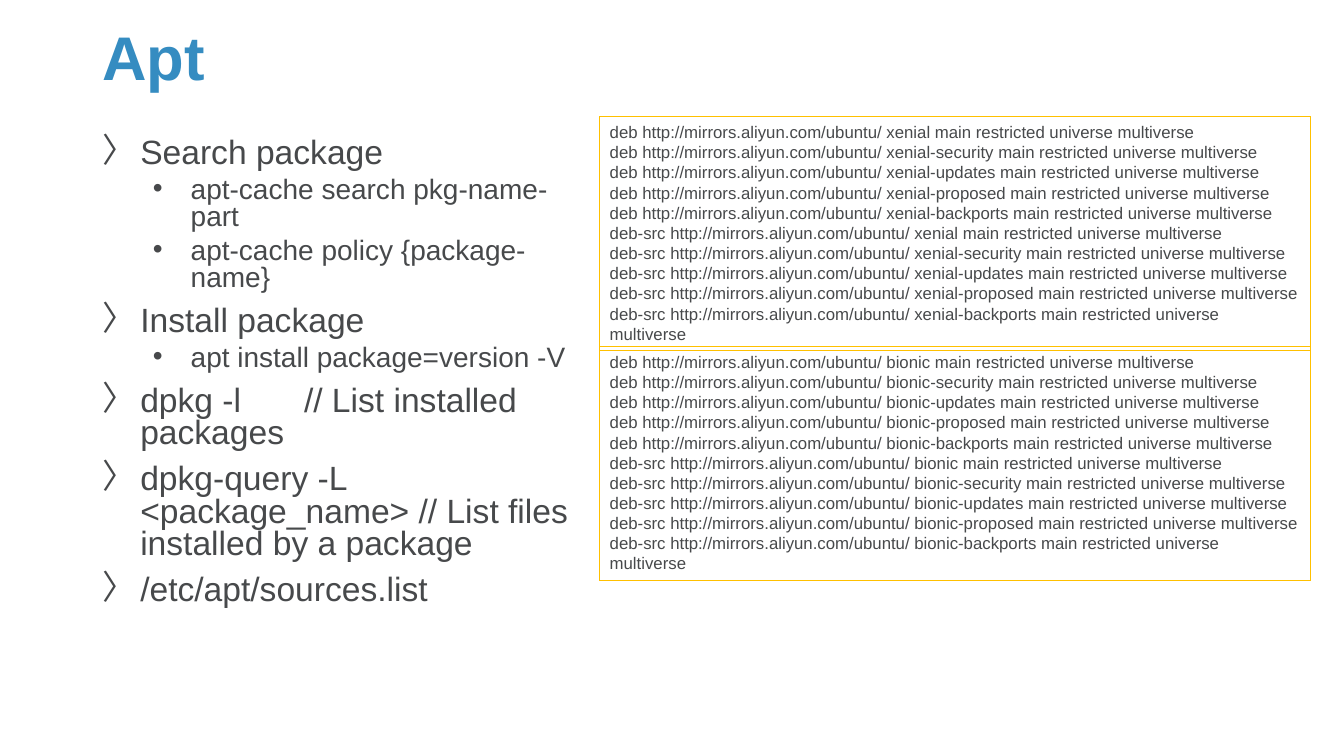
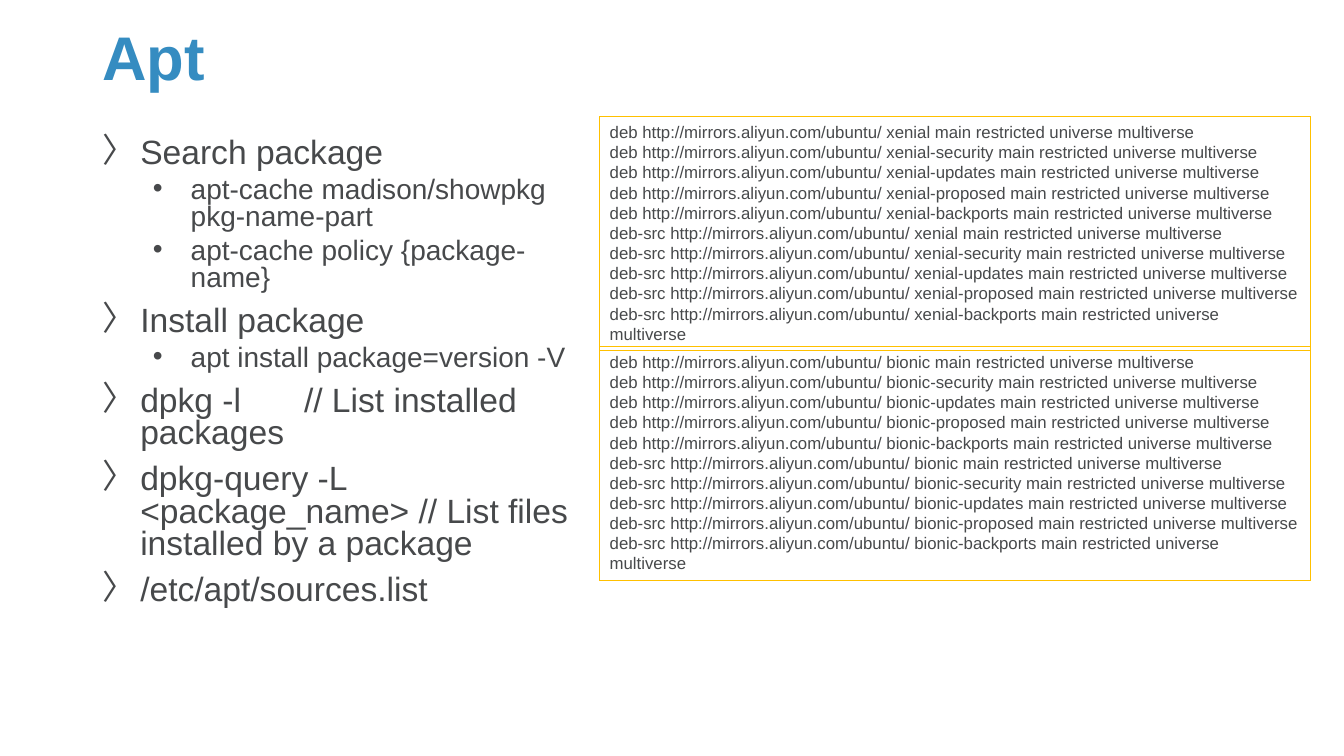
Before and after one commit to Sparks-Lu/TechNotes, a slide deck: slide 13 of Linux/Linux_Notes.pptx. Drawn at 1344x756 pixels with LibreOffice and Linux fonts; fonts in the diff are those of the drawing; background and template pictures are left out. Boxes give left, top, right and bottom in pixels: in the first picture for what was removed or moved away, otherwise in the second. Text is boxed around its words. In the diff, an @@ line names an element or a change of style, - is before the commit and + after.

```diff
--- a/Linux/Linux_Notes.pptx
+++ b/Linux/Linux_Notes.pptx
@@ text at [191,178,546,231]: text changed @@
-  • apt-cache search pkg-name-part
+  • apt-cache madison/showpkg pkg-name-part
```
Also in this commit, not shown: 5 other slides changed, 10 slides added, 1 other file.
